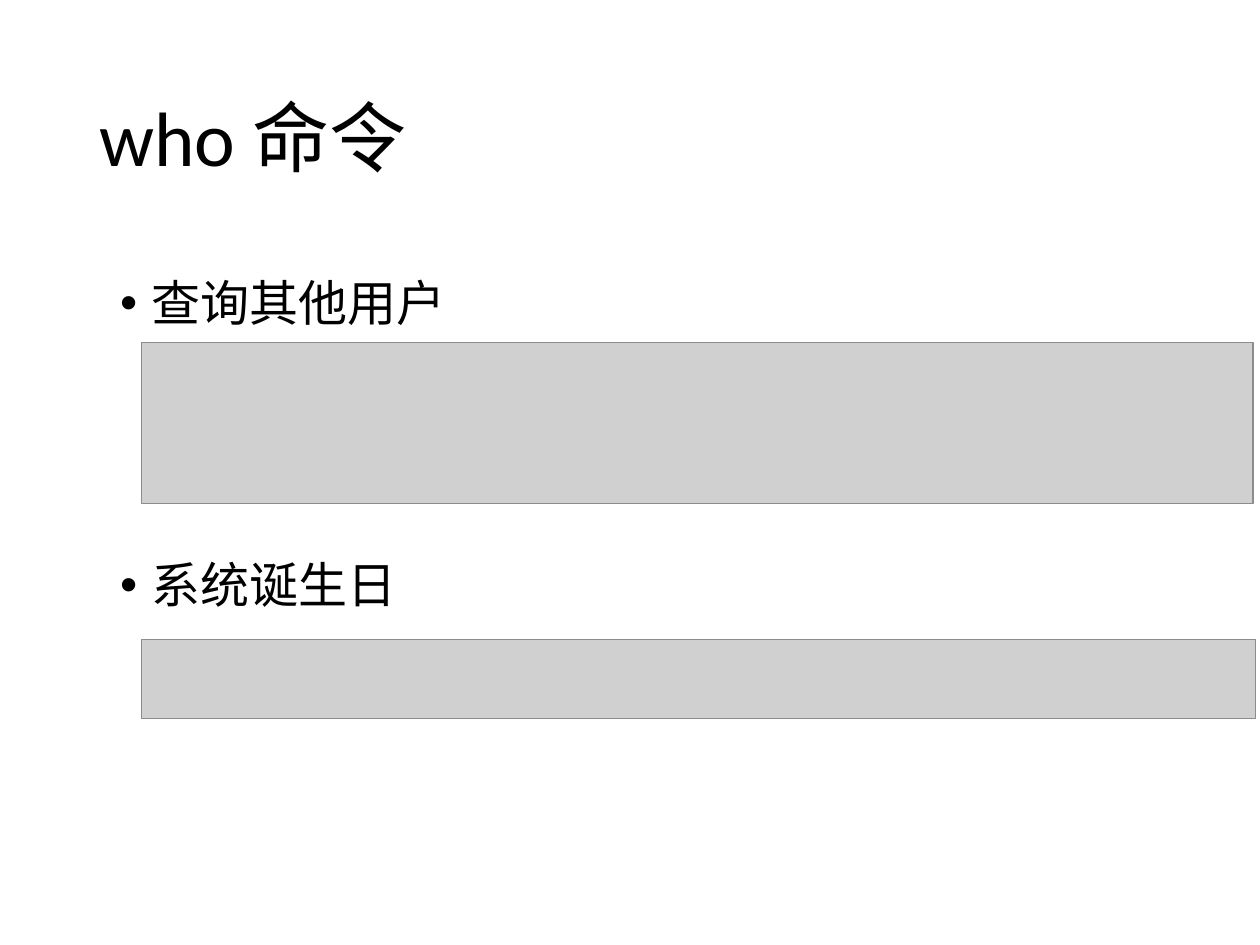
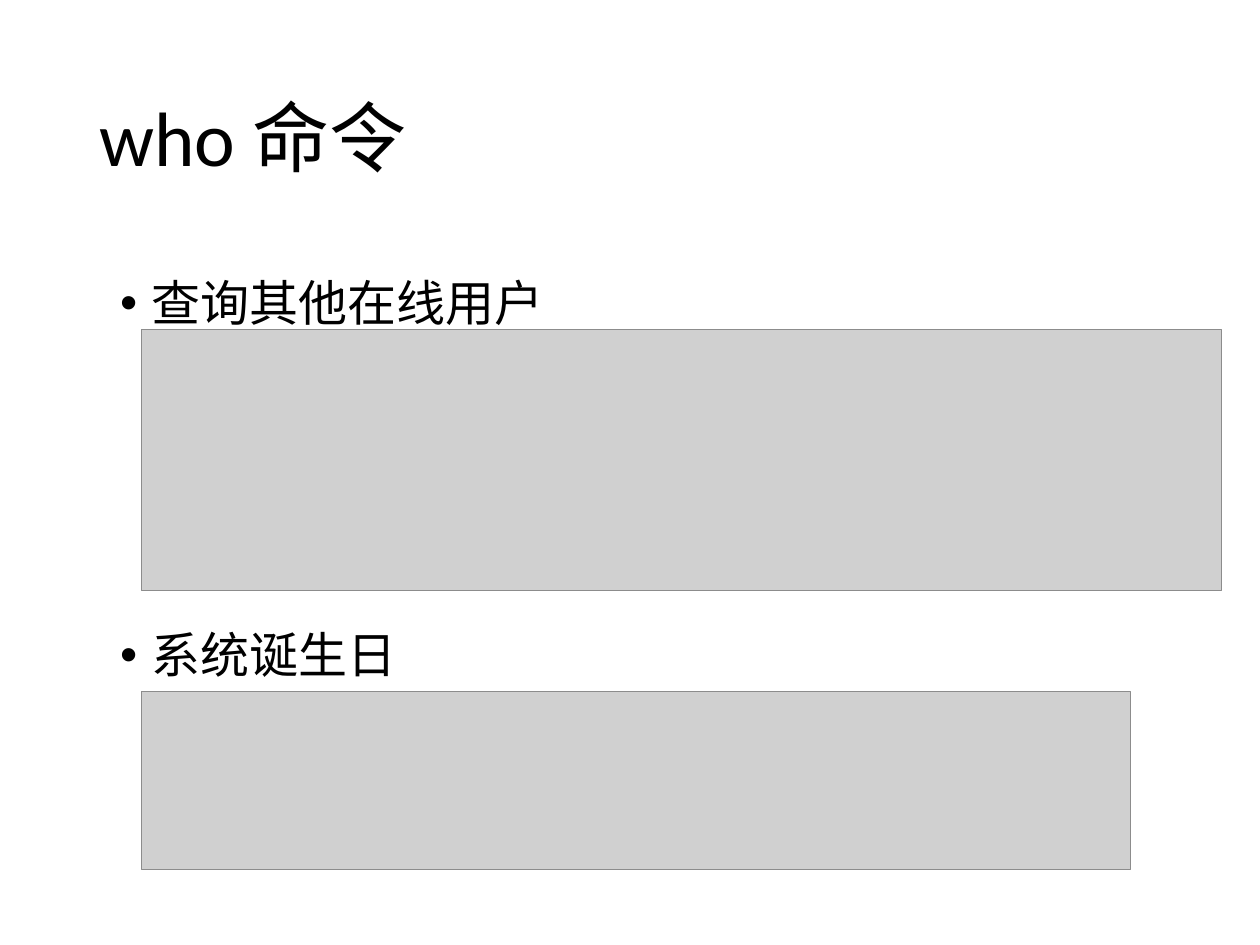
Before and after one commit to SSlakeLabTiangong/2019_workshop, a slide deck: slide 4 of 03_Linux101/Linux101.pptx. Drawn at 1260x945 pixels with LibreOffice and Linux fonts; fonts in the diff are those of the drawing; grey boxes stand for pictures. Boxes give left, top, right and bottom in pixels: in the first picture for what was removed or moved away, otherwise in the second. Text is boxed around its words. In the diff, an @@ line names an element or a change of style, - is before the commit and + after.

Commit message:
update

```diff
--- a/03_Linux101/Linux101.pptx
+++ b/03_Linux101/Linux101.pptx
@@ text at (x1=152, y1=279, x2=543, y2=333): text changed @@
-• 查询其他用户
+• 查询其他在线用户
@@ picture resized from (x1=141, y1=343, x2=1252, y2=504) to (x1=141, y1=330, x2=1221, y2=591) @@
@@ picture resized from (x1=141, y1=639, x2=1255, y2=718) to (x1=141, y1=692, x2=1130, y2=869) @@
```
Also in this commit, not shown: 17 other slides changed, 1 slide removed.
